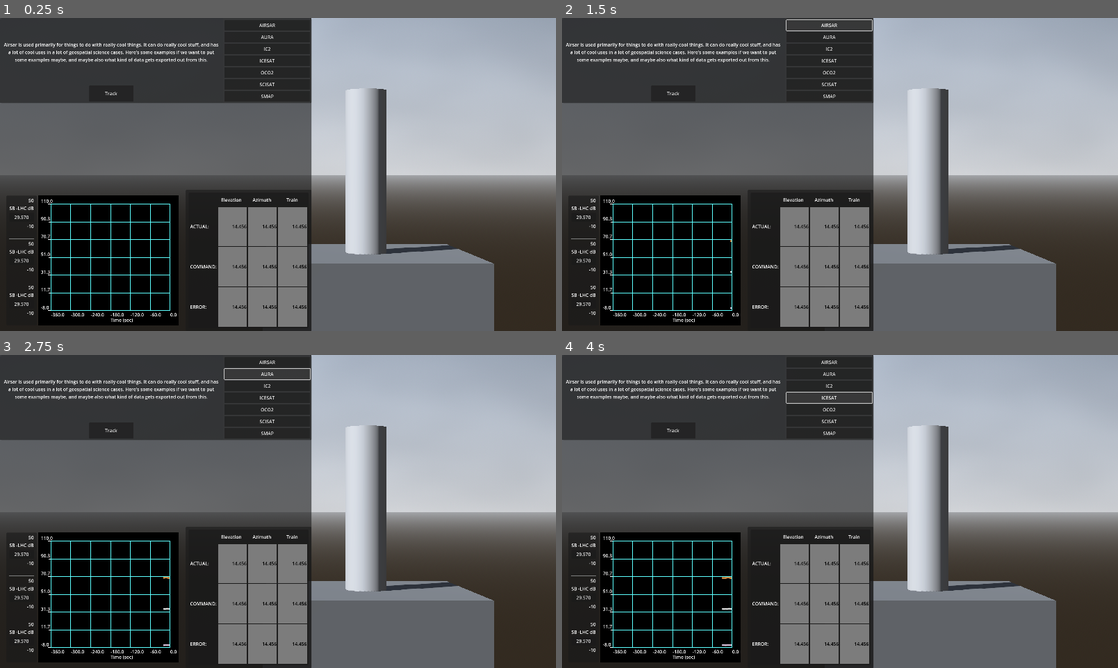
Above: before the commit, frames 1-4 (two rows, left to right).
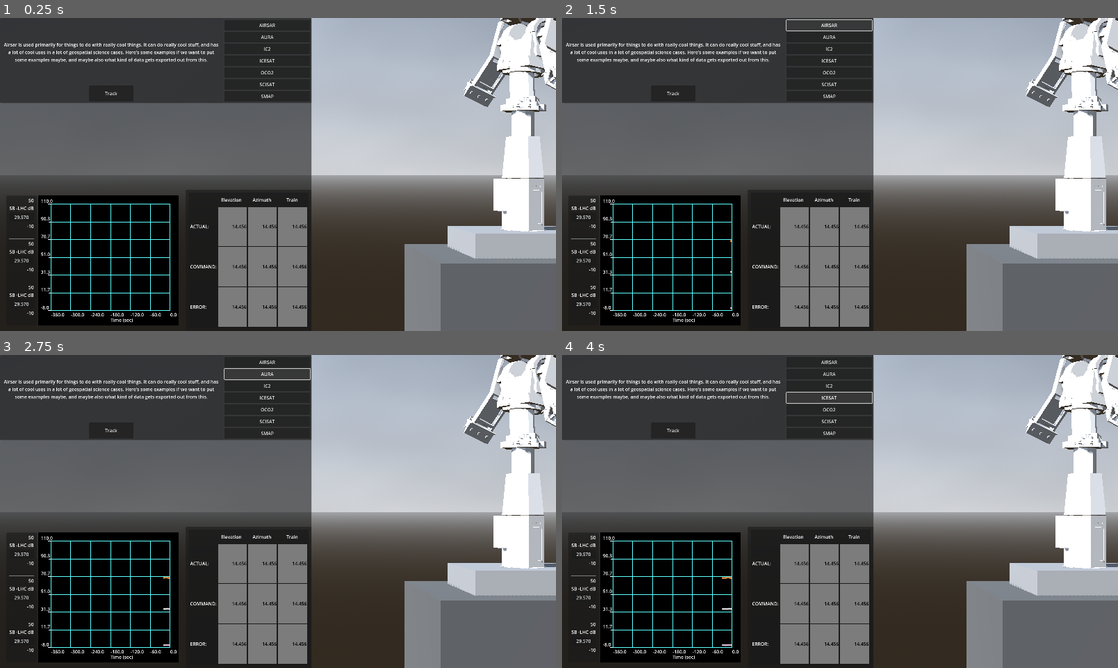
Above: after the commit, the same moments.

Repository: asfadmin/antenna-museum-exhibit
Game: Godot game, scene res://src/main.tscn
Same seed, same stepped clock (60 frames per second), same inputs: the game is played once before the commit and once after it.
Inputs:
- Up to frame 1 (0.25 s): no input
- Up to frame 2 (1.5 s): click "Track" at 0.5 s; click "AIRSAR" at 1.25 s
- Up to frame 3 (2.75 s): click "AURA" at 2 s
- Up to frame 4 (4 s): click "IC2" at 2.75 s; click "ICESAT" at 3.5 s

The runs differ from the first frame. In frame 1, 19% of the frame differs, in the area x 56-100%, y 0-100%; in frame 2, 19%; in frame 3, 19%; in frame 4, 19%.

Commit message:
feat: rotation with antenna

Diff:
--- a/exhibit-frontend/src/main.tscn
+++ b/exhibit-frontend/src/main.tscn
@@ -1,8 +1,18 @@
-[gd_scene load_steps=13 format=3 uid="uid://d376paxrwxpt1"]
+[gd_scene load_steps=23 format=3 uid="uid://d376paxrwxpt1"]
 
 [ext_resource type="PackedScene" uid="uid://knpf8lihjx0u" path="res://src/button_kiosk/button_kiosk.tscn" id="1_5oyyh"]
 [ext_resource type="Script" uid="uid://nuwitqjnjsod" path="res://addons/orbit_camera/orbit_camera.gd" id="2_v2ihe"]
 [ext_resource type="PackedScene" uid="uid://cvfg2agde6b5d" path="res://src/plot_control/PlotControl.tscn" id="3_kylsy"]
+[ext_resource type="PackedScene" uid="uid://b3opwuplxgqx0" path="res://assets/antenna_parts/0_-_Block.glb" id="4_srxbw"]
+[ext_resource type="PackedScene" uid="uid://ba64rfu8sp68g" path="res://assets/antenna_parts/1_-_Base.glb" id="5_d3u4l"]
+[ext_resource type="PackedScene" uid="uid://ci1xtdqxnvljc" path="res://assets/antenna_parts/2_-_Base_2.glb" id="6_mlv6i"]
+[ext_resource type="PackedScene" uid="uid://bcvhemt7grexu" path="res://assets/antenna_parts/3_-_Pivot_Point.glb" id="7_tb146"]
+[ext_resource type="PackedScene" uid="uid://bdf8gvu1xau3i" path="res://assets/antenna_parts/4_-_R_Weight.glb" id="8_e7lu8"]
+[ext_resource type="PackedScene" uid="uid://c5twodvirj3d5" path="res://assets/antenna_parts/5_-_L_Weight.glb" id="9_okx7f"]
+[ext_resource type="PackedScene" uid="uid://b0mdtlw2s124b" path="res://assets/antenna_parts/6_-_Dish_Connector.glb" id="10_sta5p"]
+[ext_resource type="PackedScene" uid="uid://dtt1g4b4tdl84" path="res://assets/antenna_parts/7_-_Dish.glb" id="11_sif16"]
+[ext_resource type="PackedScene" uid="uid://dm35slvgaiaaw" path="res://assets/antenna_parts/8_-_Dish_Prong.glb" id="12_d7bab"]
+[ext_resource type="PackedScene" uid="uid://cvsfhkxsifivr" path="res://assets/antenna_parts/9_-_Dish_Wire.glb" id="13_ib8ht"]
 
 [sub_resource type="CylinderMesh" id="CylinderMesh_yklx4"]
 height = 4.0
@@ -39,6 +49,7 @@
 
 [node name="SatelliteAntenna" type="MeshInstance3D" parent="."]
 transform = Transform3D(1, 0, 0, 0, 1, 0, 0, 0, 1, 0, 0.0805206, 0)
+visible = false
 mesh = SubResource("CylinderMesh_yklx4")
 
 [node name="WorldEnvironment" type="WorldEnvironment" parent="."]
@@ -49,17 +60,18 @@
 shadow_enabled = true
 
 [node name="Node3D" type="Node3D" parent="."]
-transform = Transform3D(1, 0, 0, 0, 1, 0, 0, 0, 1, -2.27339, 0.597056, 0)
+transform = Transform3D(1, 0, 0, 0, 1, 0, 0, 0, 1, -6.07865, 0.597056, 0)
 
 [node name="OrbitCamera" type="Camera3D" parent="Node3D"]
 transform = Transform3D(1, 0, 0, 0, 1, 0, 0, 0, 1, 0, 0, 5.33023)
 keep_aspect = 0
-h_offset = -2.165
+h_offset = -6.0
 fov = 37.8493
 script = ExtResource("2_v2ihe")
 ZOOM_SPEED = 7.215
 ROTATE_SPEED = 0.74
 ANCHOR_NODE_PATH = NodePath("..")
+max_distance = 50.0
 min_distance = 10.0
 
 [node name="MeshInstance3D" type="MeshInstance3D" parent="."]
@@ -183,3 +195,55 @@
 [node name="ButtonKiosk" parent="PanelContainer/VBoxContainer/HBoxContainer" instance=ExtResource("1_5oyyh")]
 layout_mode = 2
 size_flags_horizontal = 3
+
+[node name="CSGBox3D" type="CSGBox3D" parent="."]
+transform = Transform3D(1, 0, 0, 0, 1, 0, 0, 0, 1, 0, -1.84834, 0)
+size = Vector3(3, 1, 3)
+
+[node name="Antenna" type="Node3D" parent="."]
+transform = Transform3D(0.205, 0, 0, 0, 0.205, 0, 0, 0, 0.205, 0.136787, -1.37393, 0.715678)
+
+[node name="0_-_Block" parent="Antenna" instance=ExtResource("4_srxbw")]
+transform = Transform3D(1, 0, 0, 0, -4.37114e-08, -1, 0, 1, -4.37114e-08, 0, -7.86131, 0)
+
+[node name="1_-_Base" parent="Antenna" instance=ExtResource("5_d3u4l")]
+transform = Transform3D(1, 0, 0, 0, -4.37114e-08, -1, 0, 1, -4.37114e-08, -0.148741, 5.0558, -2.68437)
+
+[node name="2_-_Base_2" parent="Antenna" instance=ExtResource("6_mlv6i")]
+transform = Transform3D(1, 0, 0, 0, -4.37114e-08, -1, 0, 1, -4.37114e-08, -0.760994, 14.9275, -2.17999)
+
+[node name="Horizontal Rotator" type="Node3D" parent="Antenna"]
+transform = Transform3D(0.463095, 0, -0.886309, 0, 1, 0, 0.886309, 0, 0.463095, -0.317264, 16.8599, -2.97598)
+
+[node name="3_-_Pivot_Point" parent="Antenna/Horizontal Rotator" instance=ExtResource("7_tb146")]
+transform = Transform3D(1, 0, 0, 0, -4.09782e-08, -1, 0, 1, -4.09782e-08, -0.173912, 5.30043, -0.56586)
+
+[node name="Antenna Rotator" type="Node3D" parent="Antenna/Horizontal Rotator"]
+transform = Transform3D(1, 0, 0, 0, 0.978867, 0.204496, 0, -0.204496, 0.978867, 0, 6.11736, 0)
+
+[node name="Weight Rotator" type="Node3D" parent="Antenna/Horizontal Rotator/Antenna Rotator"]
+transform = Transform3D(1, 0, 0, 0, 1, 0, 0, 0, 1, 0, -6.11736, 0)
+
+[node name="6_-_Dish_Connector" parent="Antenna/Horizontal Rotator/Antenna Rotator/Weight Rotator" instance=ExtResource("10_sta5p")]
+transform = Transform3D(1, 0, 0, 0, -4.37114e-08, -1, 0, 1, -4.37114e-08, -0.208233, 9.13718, -1.32583)
+
+[node name="7_-_Dish" parent="Antenna/Horizontal Rotator/Antenna Rotator/Weight Rotator" instance=ExtResource("11_sif16")]
+transform = Transform3D(1, 0, 0, 0, -4.37114e-08, -1, 0, 1, -4.37114e-08, -0.375654, 13.9249, -2.21154)
+
+[node name="8_-_Dish_Prong" parent="Antenna/Horizontal Rotator/Antenna Rotator/Weight Rotator" instance=ExtResource("12_d7bab")]
+transform = Transform3D(1, 0, 0, 0, -4.37114e-08, -1, 0, 1, -4.37114e-08, -0.11995, 14.2106, -2.45432)
+
+[node name="9_-_Dish_Wire" parent="Antenna/Horizontal Rotator/Antenna Rotator/Weight Rotator" instance=ExtResource("13_ib8ht")]
+transform = Transform3D(1, 0, 0, 0, -4.37114e-08, -1, 0, 1, -4.37114e-08, -0.0638612, 20.0196, -3.09923)
+
+[node name="RWeight" type="Node3D" parent="Antenna/Horizontal Rotator/Antenna Rotator"]
+transform = Transform3D(1, 0, 0, 0, 1, 0, 0, 0, 1, 2.72342, -0.0603981, -0.0636269)
+
+[node name="4_-_R_Weight" parent="Antenna/Horizontal Rotator/Antenna Rotator/RWeight" instance=ExtResource("8_e7lu8")]
+transform = Transform3D(1, 0, 0, 0, -4.09782e-08, -1, 0, 1, -4.09782e-08, 3.05649, -4.50705, -0.285395)
+
+[node name="LWeight" type="Node3D" parent="Antenna/Horizontal Rotator/Antenna Rotator"]
+transform = Transform3D(1, 0, 0, 0, 1, 0, 0, 0, 1, -3.65513, 0.205244, 0)
+
+[node name="5_-_L_Weight" parent="Antenna/Horizontal Rotator/Antenna Rotator/LWeight" instance=ExtResource("9_okx7f")]
+transform = Transform3D(1, 0, 0, 0, -4.09782e-08, -1, 0, 1, -4.09782e-08, -2.66982, -4.89745, -0.142724)
Binary file added: exhibit-frontend/assets/antenna_parts/0_-_Block.glb
Not shown, changed: exhibit-frontend/assets/antenna_parts/0_-_Block.glb.import
Binary file added: exhibit-frontend/assets/antenna_parts/1_-_Base.glb
Not shown, changed: exhibit-frontend/assets/antenna_parts/1_-_Base.glb.import
Binary file added: exhibit-frontend/assets/antenna_parts/2_-_Base_2.glb
Not shown, changed: exhibit-frontend/assets/antenna_parts/2_-_Base_2.glb.import
Binary file added: exhibit-frontend/assets/antenna_parts/3_-_Pivot_Point.glb
Not shown, changed: exhibit-frontend/assets/antenna_parts/3_-_Pivot_Point.glb.import
Binary file added: exhibit-frontend/assets/antenna_parts/4_-_R_Weight.glb
Not shown, changed: exhibit-frontend/assets/antenna_parts/4_-_R_Weight.glb.import
Binary file added: exhibit-frontend/assets/antenna_parts/5_-_L_Weight.glb
Not shown, changed: exhibit-frontend/assets/antenna_parts/5_-_L_Weight.glb.import
(and 38 more such lines)
